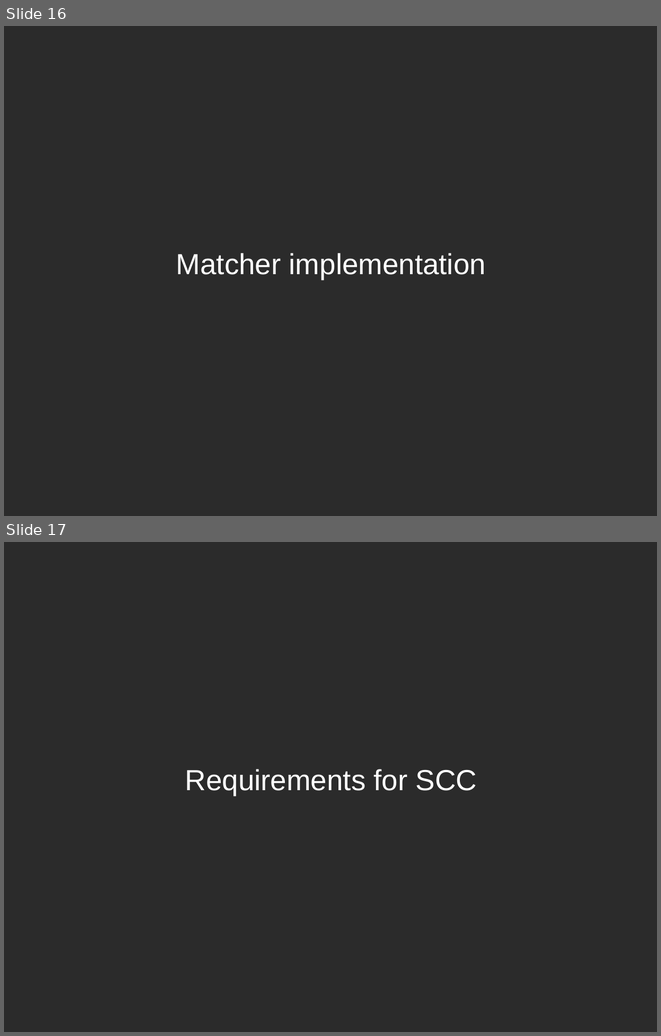
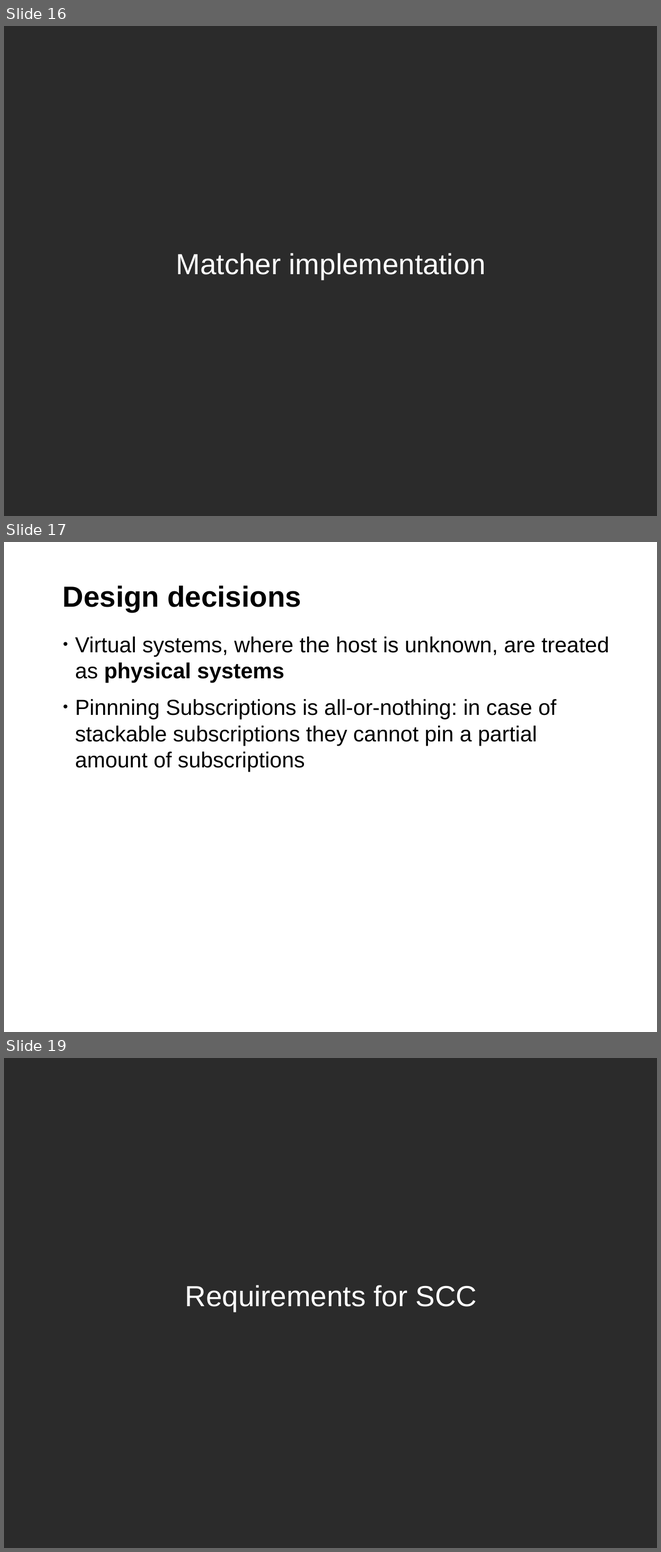
Before and after one commit to hustodemon/subscription-matcher, a slide deck: doc/SubscriptionCounting.odp. Shown one above the other, each under a label of ours: slides 16 and 17 before the commit, slides 16, 17 and 19 after it; the slides between them are not shown. The pictures are 661x1036 and 661x1552 pixels, drawn with LibreOffice and Linux fonts; fonts in the diff are those of the drawing; background and template pictures are left out; a plain dark background stands for a picture behind light text. Boxes give left, top, right and bottom in pixels: in the first picture for what was removed or moved away, otherwise in the second. Text is boxed around its words. In the diff, an @@ line names an element or a change of style, - is before the commit and + after.

```diff
--- a/doc/SubscriptionCounting.odp
+++ b/doc/SubscriptionCounting.odp
@@ slide 17 added at box(4, 542, 657, 1032), background #FFFFFF @@
@@ title added at box(63, 585, 301, 612), 32 pt, text #000000, bold @@
+Design decisions
@@ text added at box(75, 636, 609, 771), 24 pt, text #000000 @@
+• Virtual systems, where the host is unknown, are treated as physical systems
+• Pinnning Subscriptions is all-or-nothing: in case of stackable subscriptions they cannot pin a partial amount of subscriptions
@@ page number added at box(4, 1007, 87, 1032), 11 pt, text #FFFFFF @@
+17
@@ what was slide 17 is now slide 19 @@
```
Also in this commit, not shown: 3 other slides added.
